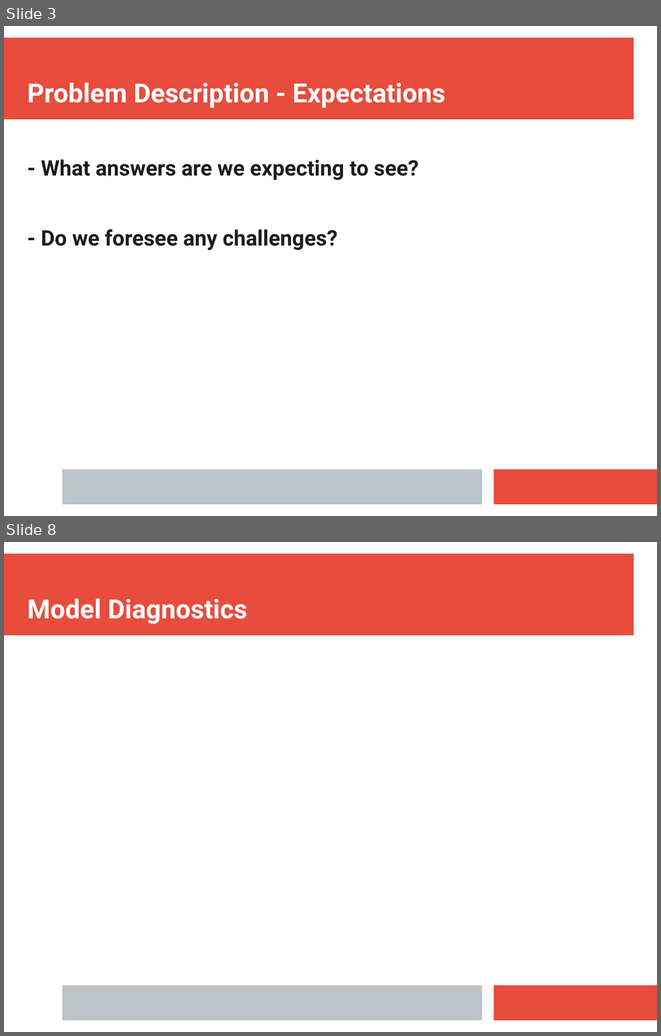
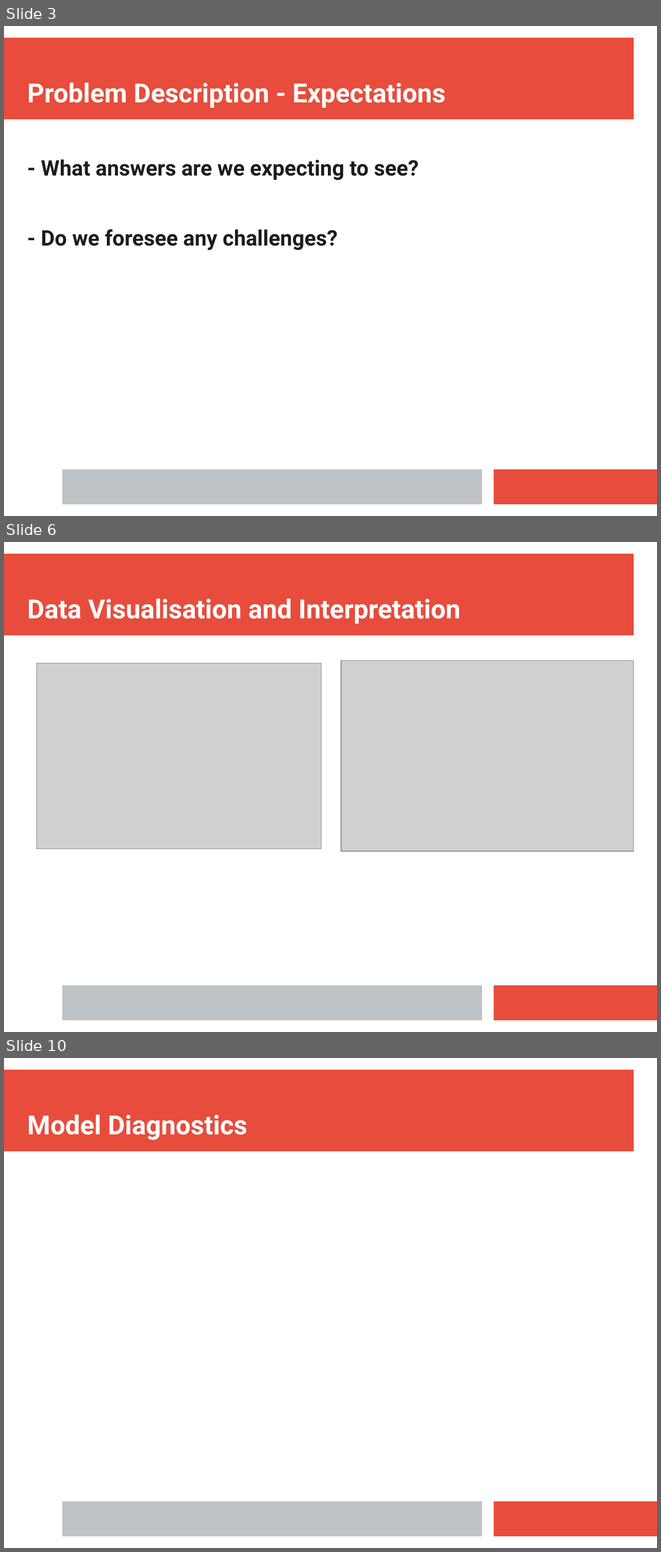
Before and after one commit to tim-kirkbride/BayesianAssignment, a slide deck: Presentation.pptx. Shown one above the other, each under a label of ours: slides 3 and 8 before the commit, slides 3, 6 and 10 after it; the slides between them are not shown. The pictures are 661x1036 and 661x1552 pixels, drawn with LibreOffice and Linux fonts; fonts in the diff are those of the drawing; grey boxes stand for pictures. Boxes give left, top, right and bottom in pixels: in the first picture for what was removed or moved away, otherwise in the second. Text is boxed around its words. In the diff, an @@ line names an element or a change of style, - is before the commit and + after.

Commit message:
Added visualisations to the presentation

```diff
--- a/Presentation.pptx
+++ b/Presentation.pptx
@@ slide 6 added at <box>4,542,657,1032</box>, background #FFFFFF; not listed: 3 template elements that a slide beside it also shows @@
@@ text added at <box>27,598,461,624</box>, 32 pt, text #FFFFFF, bold @@
+Data Visualisation and Interpretation
@@ picture added at <box>36,663,321,849</box> @@
@@ picture added at <box>341,661,634,852</box> @@
@@ what was slide 8 is now slide 10 @@
```
Also in this commit, not shown: 1 slide changed, 4 other slides added, 3 slides removed.
